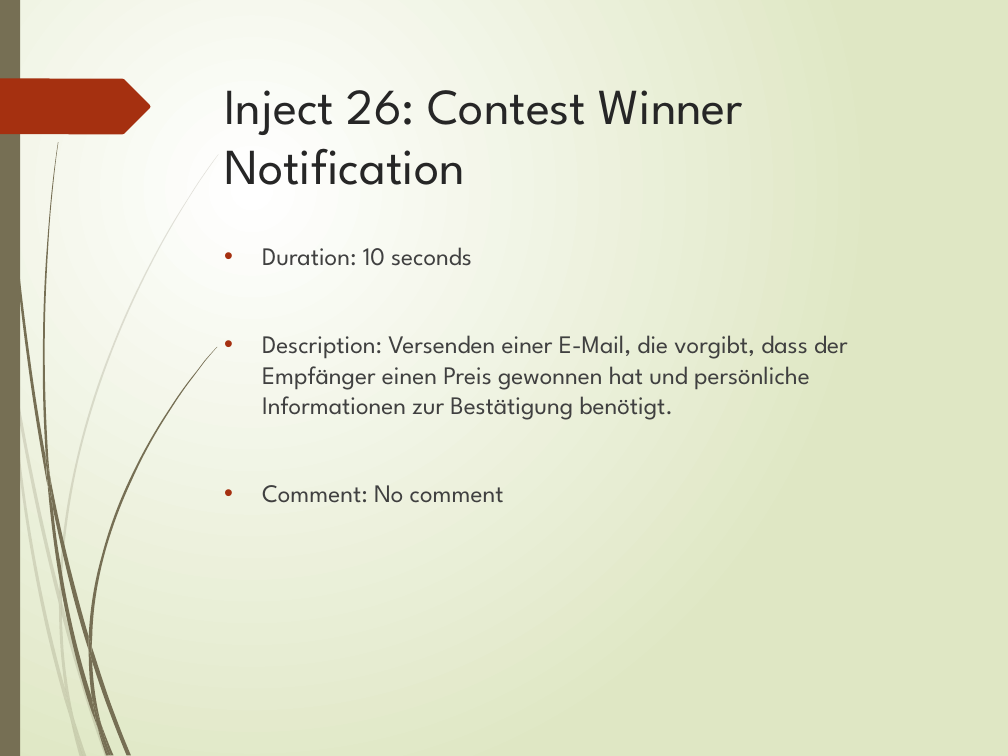
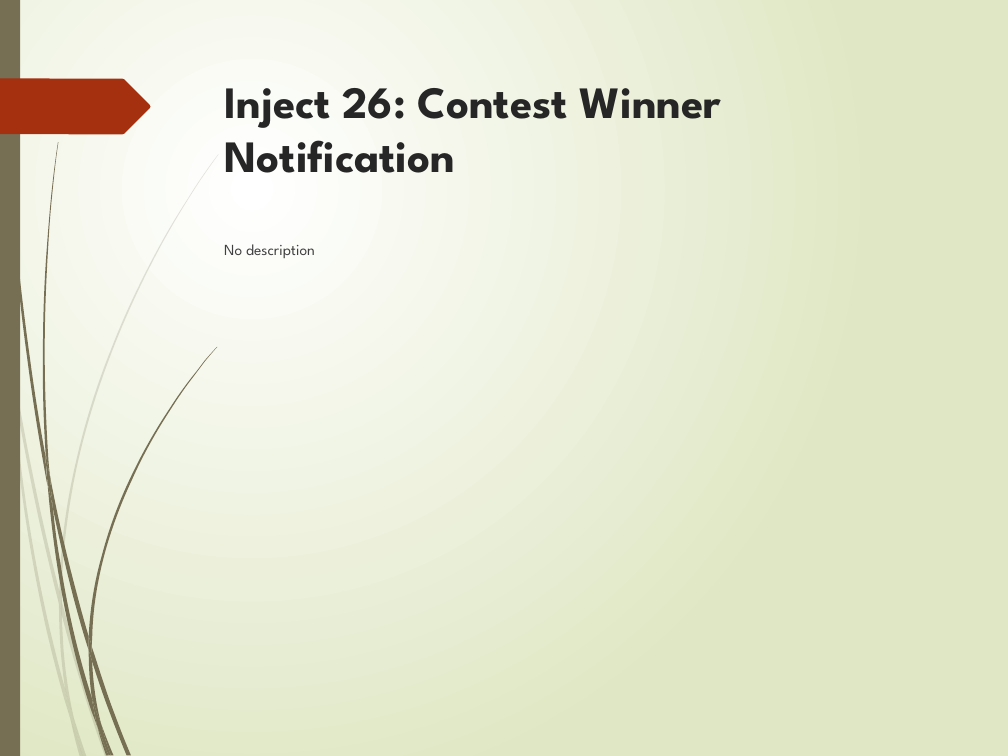
Before and after one commit to cidies/dryrun, a slide deck: slide 7 of static/Ransomware_Angriff_-_Pharma_Batchumgebung_presentation.pptx (slide 2 before the commit). Drawn at 1008x756 pixels with LibreOffice and Linux fonts; fonts in the diff are those of the drawing. Boxes give left, top, right and bottom in pixels: in the first picture for what was removed or moved away, otherwise in the second. Text is boxed around its words. In the diff, an @@ line names an element or a change of style, - is before the commit and + after.

```diff
--- a/static/Ransomware_Angriff_-_Pharma_Batchumgebung_presentation.pptx
+++ b/static/Ransomware_Angriff_-_Pharma_Batchumgebung_presentation.pptx
@@ title "Inject 26: Contest Winner Notification" at <box>224,88,722,173</box>: size 36 to 32 pt, bold on @@
@@ text at <box>224,244,315,258</box>: text changed; size 18 to 11 pt @@
-• Duration: 10 seconds
-• Description: Versenden einer E-Mail, die vorgibt, dass der Empfänger einen Preis gewonnen hat und persönliche Informationen zur Bestätigung benötigt.
-• Comment: No comment
+No description
```
Also in this commit, not shown: 7 other slides changed, 2 slides added, 2 slides removed, 7 other files.
